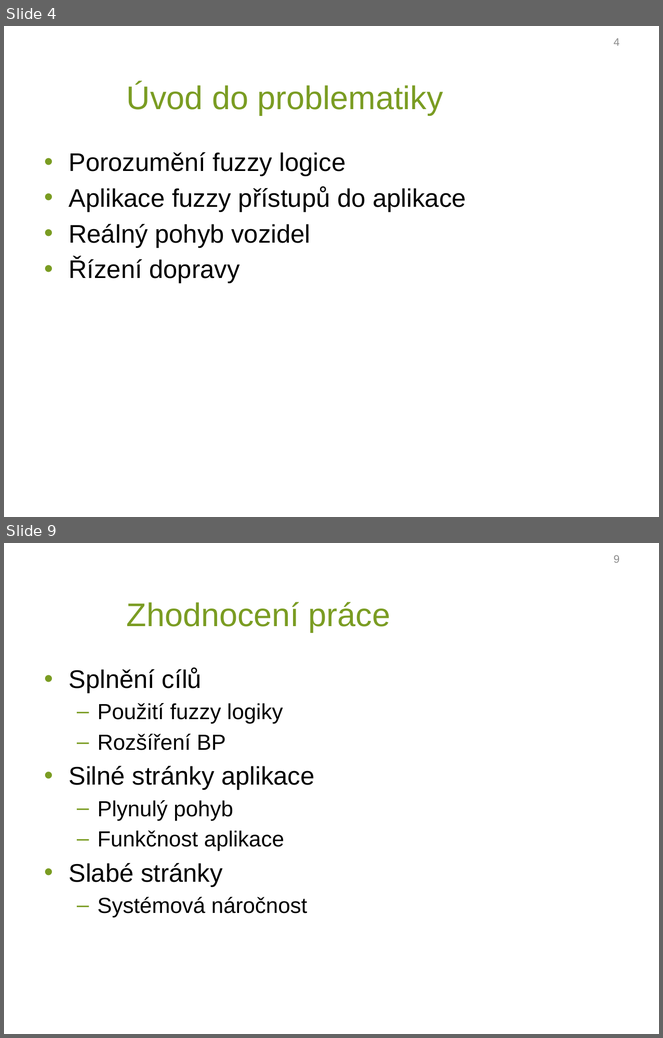
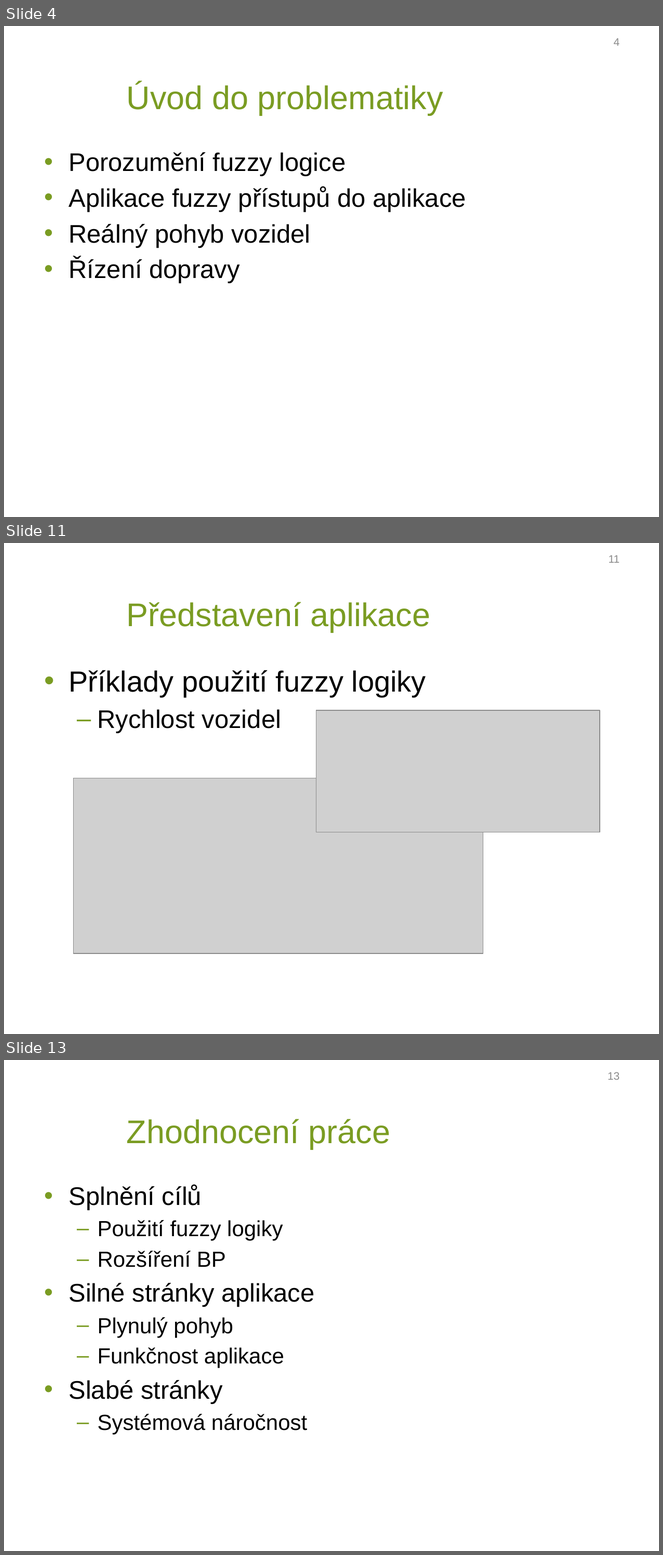
Before and after one commit to Erumoico42/diplomova_prace, a slide deck: prezentace_mikulik.pptx. Shown one above the other, each under a label of ours: slides 4 and 9 before the commit, slides 4, 11 and 13 after it; the slides between them are not shown. The pictures are 663x1038 and 663x1555 pixels, drawn with LibreOffice and Linux fonts; fonts in the diff are those of the drawing; grey boxes stand for pictures; background and template pictures are left out. Boxes give left, top, right and bottom in pixels: in the first picture for what was removed or moved away, otherwise in the second. Text is boxed around its words. In the diff, an @@ line names an element or a change of style, - is before the commit and + after.

```diff
--- a/prezentace_mikulik.pptx
+++ b/prezentace_mikulik.pptx
@@ slide 11 added at [4, 543, 659, 1034], background picture (left out) @@
@@ page number added at [609, 555, 620, 563], 12 pt, text #8C8C8C @@
+11
@@ title added at [127, 602, 430, 632], 36 pt, text #7A9C22 @@
+Představení aplikace
@@ text added at [68, 670, 426, 733], 32 pt, text #000000 @@
+• Příklady použití fuzzy logiky
+  – Rychlost vozidel
@@ picture added at [316, 711, 599, 833] @@
@@ picture added at [74, 778, 483, 954] @@
@@ what was slide 9 is now slide 13 @@
@@ page number at [608, 1072, 620, 1080]: text changed @@
-9
+13
```
Also in this commit, not shown: 5 slides changed, 3 other slides added, 1 other file.
